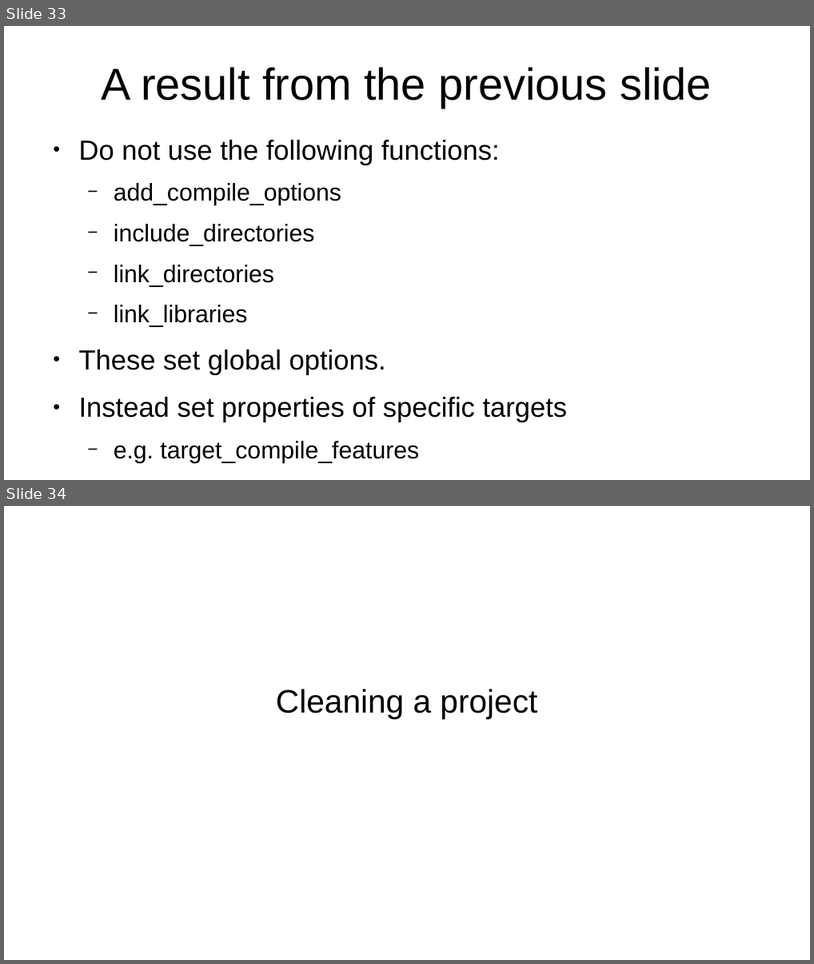
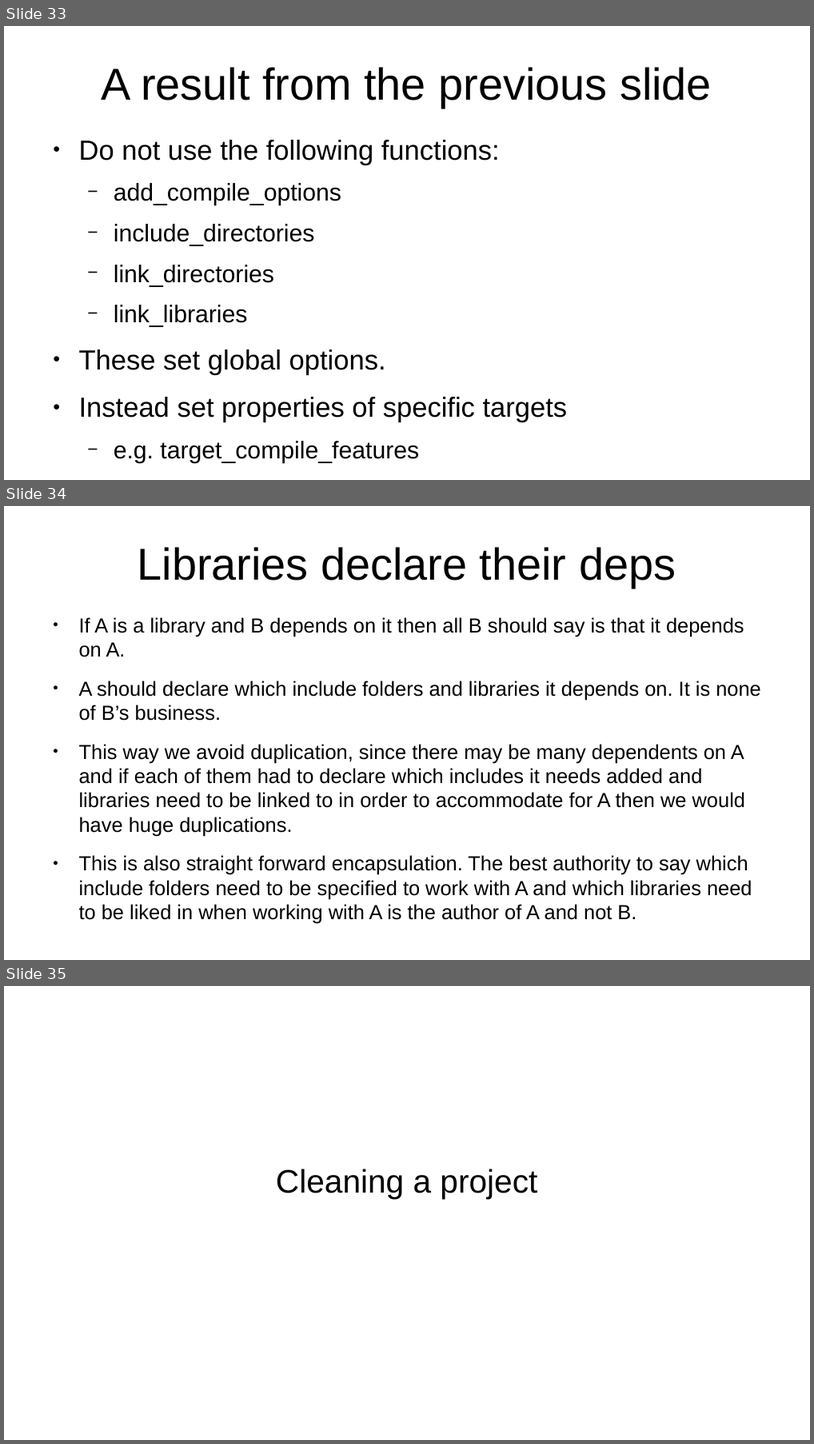
Before and after one commit to veltzer/teaching-slides, a slide deck: odp/cmake/cmake.odp. Shown one above the other, each under a label of ours: slides 33 and 34 before the commit, slides 33, 34 and 35 after it. The pictures are 814x964 and 814x1444 pixels, drawn with LibreOffice and Linux fonts; fonts in the diff are those of the drawing. Boxes give left, top, right and bottom in pixels: in the first picture for what was removed or moved away, otherwise in the second. Text is boxed around its words. In the diff, an @@ line names an element or a change of style, - is before the commit and + after.

```diff
--- a/odp/cmake/cmake.odp
+++ b/odp/cmake/cmake.odp
@@ slide 34 added at [4, 506, 810, 960], background #FFFFFF @@
@@ title added at [138, 547, 676, 588], 44 pt, text #000000 @@
+Libraries declare their deps
@@ text added at [79, 617, 762, 924], 20 pt, text #000000 @@
+● If A is a library and B depends on it then all B should say is that it depends on A.
+● A should declare which include folders and libraries it depends on. It is none of B’s business.
+● This way we avoid duplication, since there may be many dependents on A and if each of them had to declare which includes it needs added and libraries need to be linked to in order to accommodate for A then we would have huge duplications.
+● This is also straight forward encapsulation. The best authority to say which include folders need to be specified to work with A and which libraries need to be liked in when working with A is the author of A and not B.
@@ what was slide 34 is now slide 35 @@
```
Also in this commit, not shown: 1 other file.
